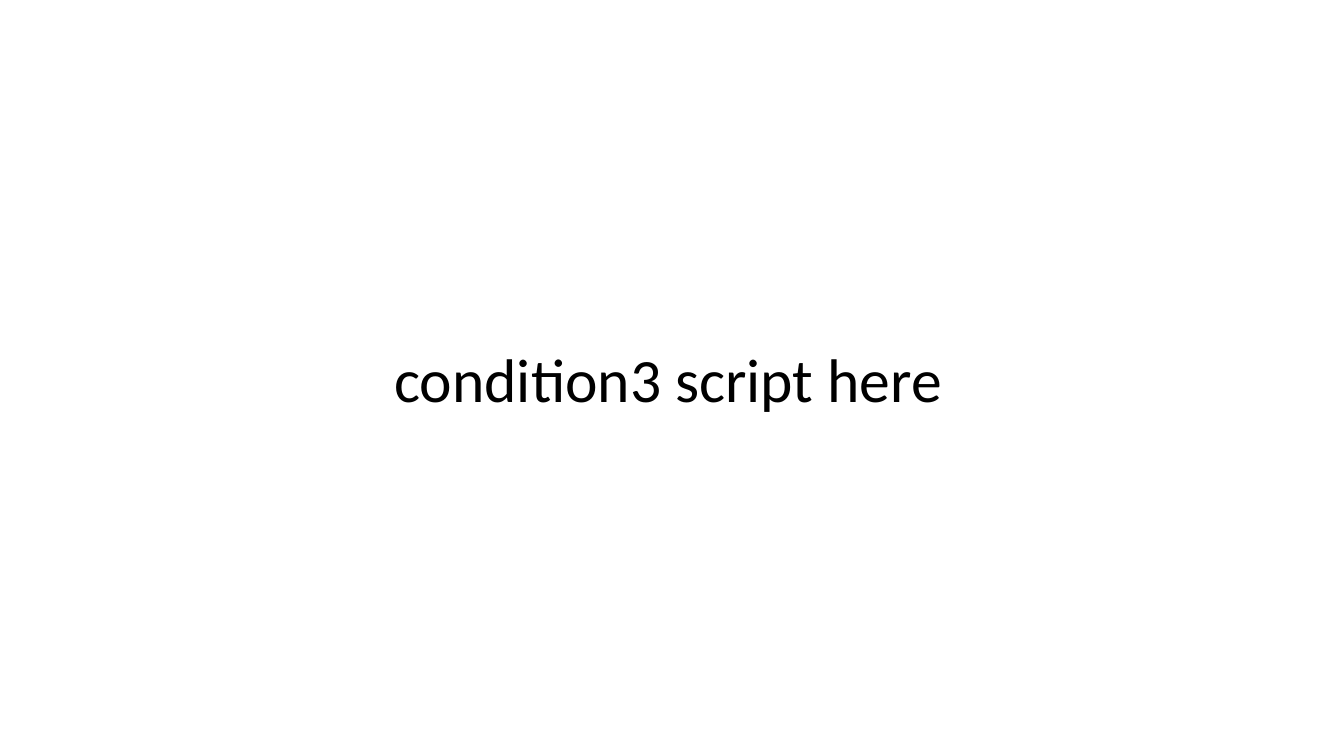
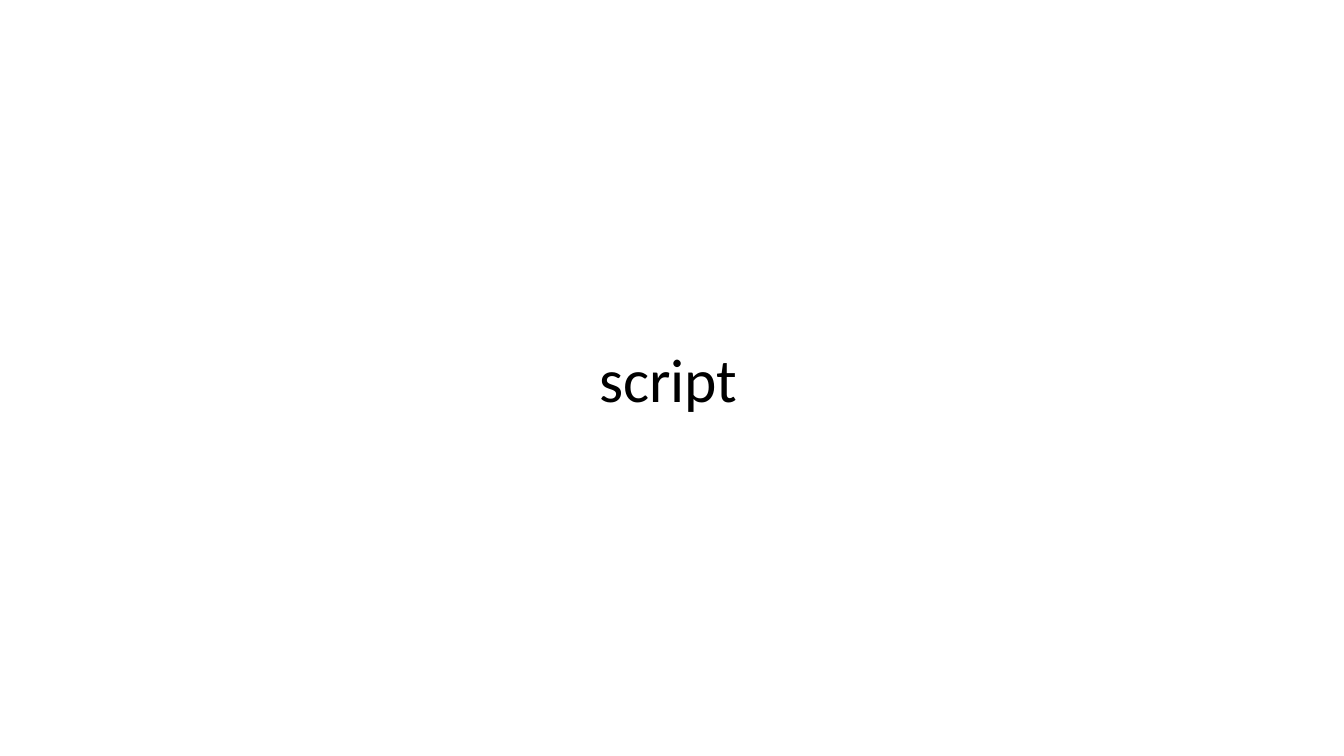
Before and after one commit to mariannazhang/PowerPoint-auto-coding, a slide deck: slide 14 of materials/stimuli.pptm. Drawn at 1344x756 pixels with LibreOffice and Linux fonts; fonts in the diff are those of the drawing. Boxes give left, top, right and bottom in pixels: in the first picture for what was removed or moved away, otherwise in the second. Text is boxed around its words. In the diff, an @@ line names an element or a change of style, - is before the commit and + after.

```diff
--- a/materials/stimuli.pptm
+++ b/materials/stimuli.pptm
@@ text at box(599, 359, 737, 412): text changed @@
-condition3 script here
+script
```
Also in this commit, not shown: 7 other slides changed, 2 other files.
